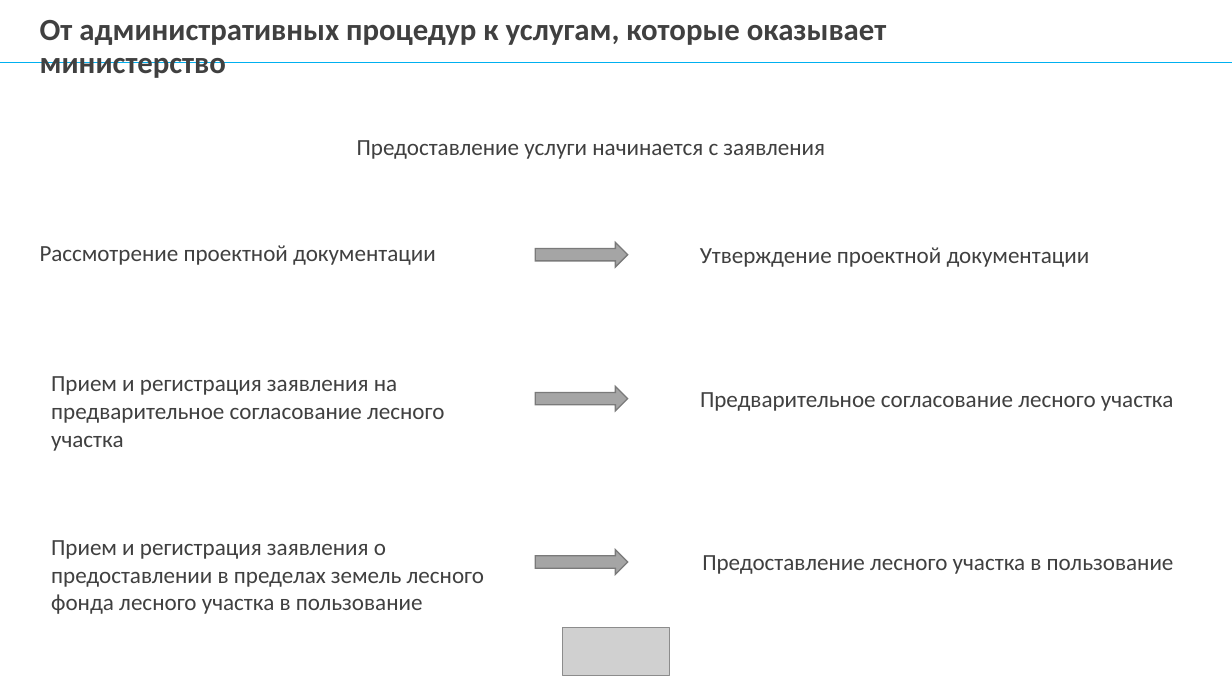
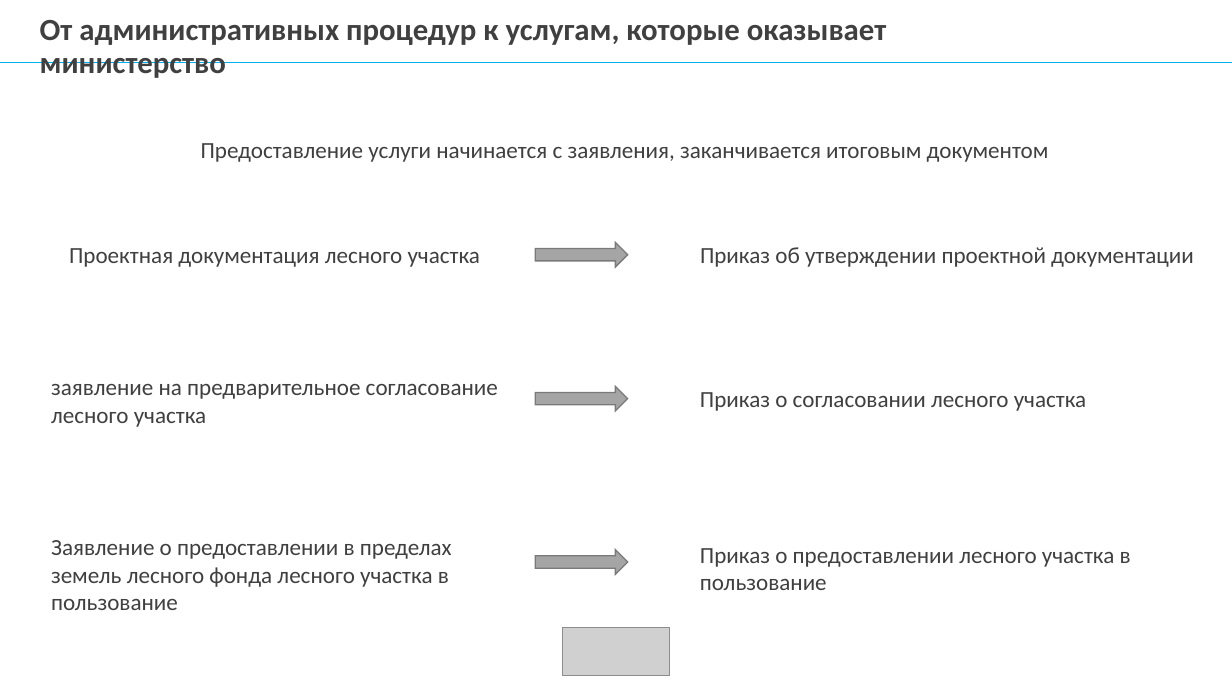
Before and after one commit to mcdodik20008/docs, a slide deck: slide 6 of Презентация диплома.pptx. Drawn at 1232x693 pixels with LibreOffice and Linux fonts; fonts in the diff are those of the drawing; grey boxes stand for pictures; background and template pictures are left out. Boxes give left, top, right and bottom in pixels: in the first picture for what was removed or moved away, otherwise in the second. Text is boxed around its words. In the diff, an @@ line names an element or a change of style, - is before the commit and + after.

```diff
--- a/Презентация диплома.pptx
+++ b/Презентация диплома.pptx
@@ text at [201, 143, 1049, 162]: text changed; text colour #404040 to #646464 @@
-Предоставление услуги начинается с заявления
+Предоставление услуги начинается с заявления, заканчивается итоговым документом
@@ text at [69, 248, 480, 267]: text changed; text colour #404040 to #646464 @@
-Рассмотрение проектной документации
+Проектная документация лесного участка
@@ text at [700, 247, 1194, 267]: text changed; text colour #404040 to #646464 @@
-Утверждение проектной документации
+Приказ об утверждении проектной документации
@@ text at [51, 384, 498, 427]: text changed; text colour #404040 to #646464 @@
-Прием и регистрация заявления на предварительное согласование лесного участка
+заявление на предварительное согласование лесного участка
@@ text at [700, 392, 1086, 411]: text changed; text colour #404040 to #646464 @@
-Предварительное согласование лесного участка
+Приказ о согласовании лесного участка
@@ text at [51, 540, 452, 610]: text changed; text colour #404040 to #646464 @@
-Прием и регистрация заявления о предоставлении в пределах земель лесного фонда лесного участка в пользование
+Заявление о предоставлении в пределах земель лесного фонда лесного участка в пользование
@@ text at [700, 548, 1131, 590]: text changed; text colour #404040 to #646464 @@
-Предоставление лесного участка в пользование
+Приказ о предоставлении лесного участка в пользование
```
Also in this commit, not shown: 17 other slides changed, 2 other files.
